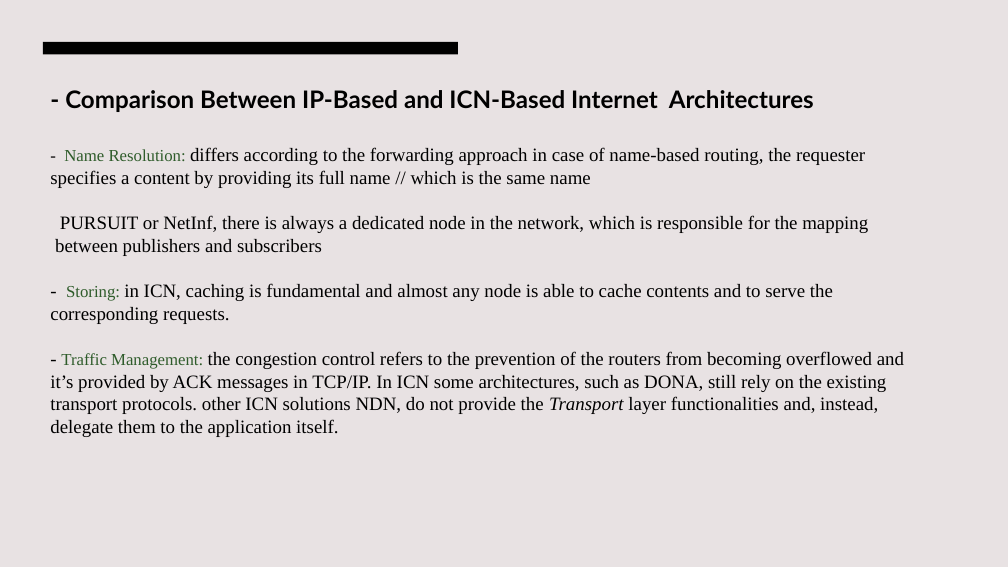
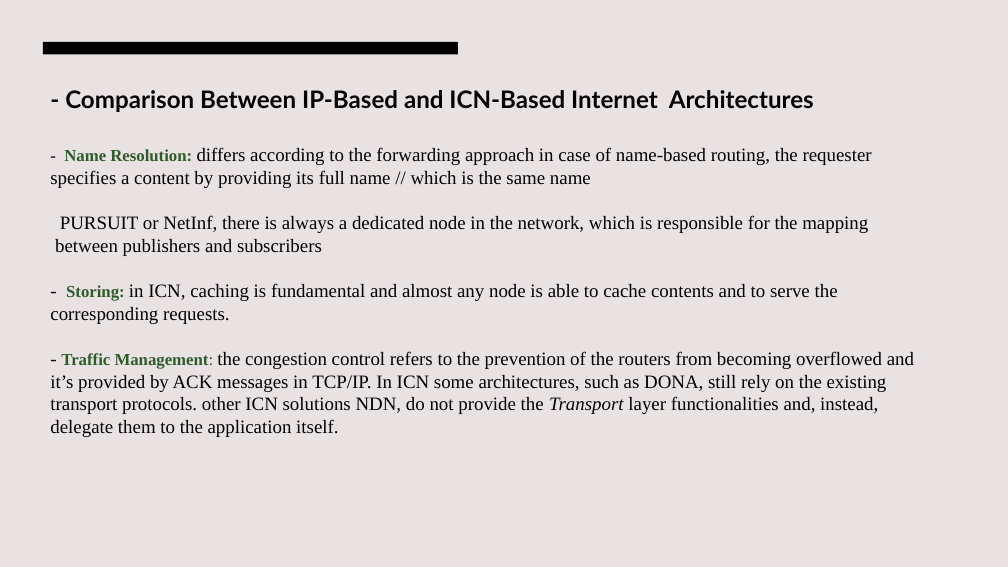
Before and after one commit to NazeerPD/CNS, a slide deck: slide 6 of ICN-IP Coexistence Solutions.pptx. Drawn at 1008x567 pixels with LibreOffice and Linux fonts; fonts in the diff are those of the drawing. Boxes give left, top, right and bottom in pixels: in the first picture for what was removed or moved away, otherwise in the second. Text is boxed around its words. In the diff, an @@ line names an element or a change of style, - is before the commit and + after.

```diff
--- a/ICN-IP Coexistence Solutions.pptx
+++ b/ICN-IP Coexistence Solutions.pptx
@@ title "- Comparison Between IP-Based and ..." at <box>50,90,914,437</box>: bold on in "Name Resolution: Storing: Traffic Management:" @@
```
Also in this commit, not shown: 6 slides added, 1 slide removed.
